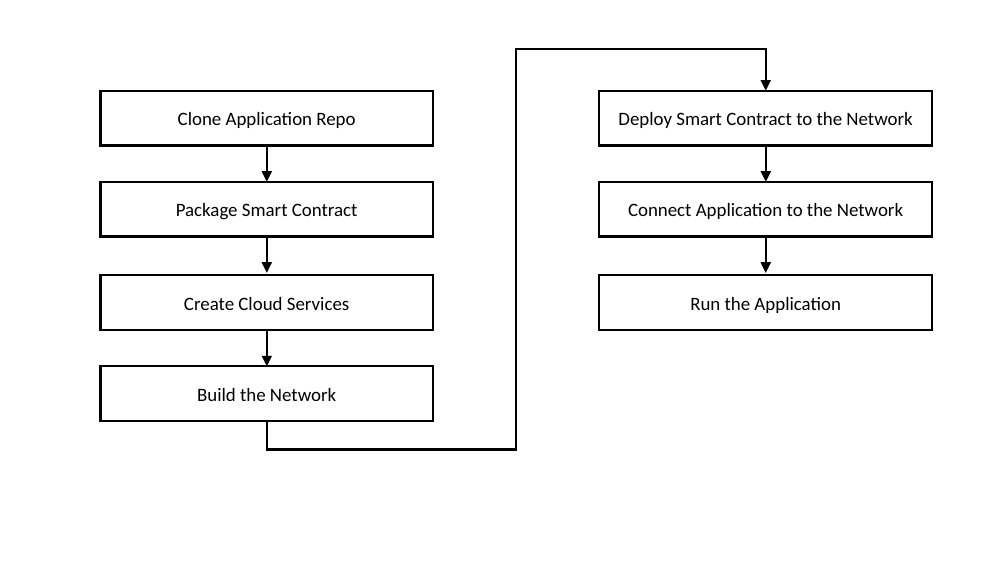
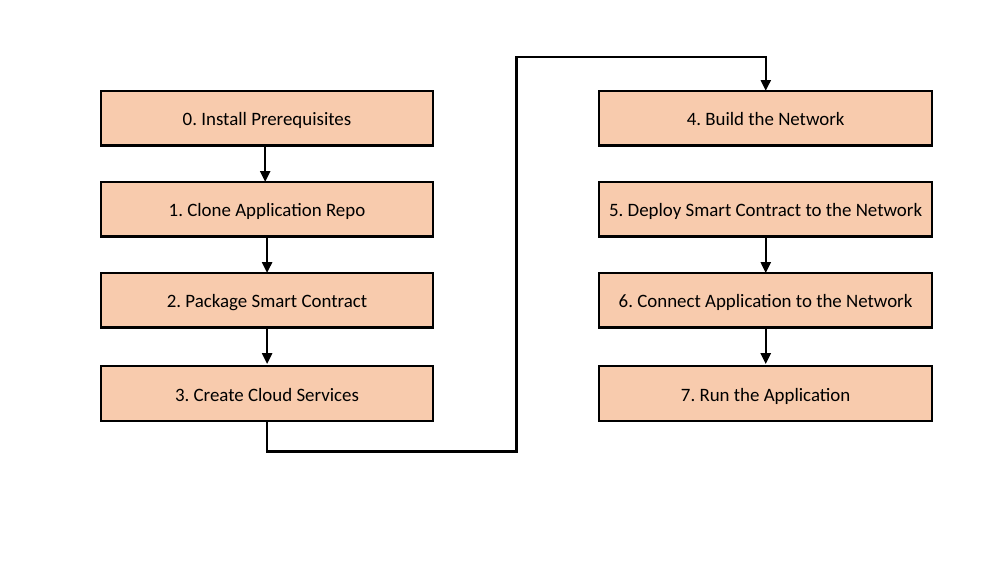
Before and after one commit to petercrippsIBM/ibm-blockchain-v2, a slide deck: slide 3 of images/IBP v2 Diagrams.pptx. Drawn at 1008x567 pixels with LibreOffice and Linux fonts; fonts in the diff are those of the drawing. Boxes give left, top, right and bottom in pixels: in the first picture for what was removed or moved away, otherwise in the second. Text is boxed around its words. In the diff, an @@ line names an element or a change of style, - is before the commit and + after.

```diff
--- a/images/IBP v2 Diagrams.pptx
+++ b/images/IBP v2 Diagrams.pptx
@@ elbow arrow (267, 421) - (766, 91): route changed @@
@@ rectangle added at (101,91,433,145), fill #F8CBAD, outline #000000 2 pt, 18 pt, text #000000 @@
+0. Install Prerequisites
@@ fill none to #F8CBAD in 7 elements at (600,181,932,236), (600,273,932,327), (101,181,433,236), (101,273,433,327), (101,367,433,421), (600,367,932,421), (600,91,932,145) @@
@@ rectangle "4. Build the Network": place and size @@
-rectangle "4. Build the Network" at (101,367,433,421)
+rectangle "4. Build the Network" at (600,91,932,145)
@@ text in rectangle at (687,112,844,125): text changed @@
-Build the Network
+4. Build the Network
@@ text in rectangle at (169,203,365,219): text changed @@
-Clone Application Repo
+1. Clone Application Repo
@@ text in rectangle at (609,203,922,219): text changed @@
-Deploy Smart Contract to the Network
+5. Deploy Smart Contract to the Network
@@ text in rectangle at (167,294,368,311): text changed @@
-Package Smart Contract
+2. Package Smart Contract
@@ text in rectangle at (619,294,912,310): text changed @@
-Connect Application to the Network
+6. Connect Application to the Network
@@ arrow moved from (267, 330) - (267, 367) to (267, 327) - (267, 364) @@
@@ arrow moved from (766, 146) - (766, 181) to (766, 327) - (766, 364) @@
@@ text in rectangle at (175,388,359,401): text changed @@
-Create Cloud Services
+3. Create Cloud Services
@@ 6 rectangles: place and size @@
-6 rectangles at (101,91,932,330)
+6 rectangles at (101,181,932,421)
@@ text in rectangle at (681,388,851,404): text changed @@
-Run the Application
+7. Run the Application
```
Also in this commit, not shown: 2 other files.
